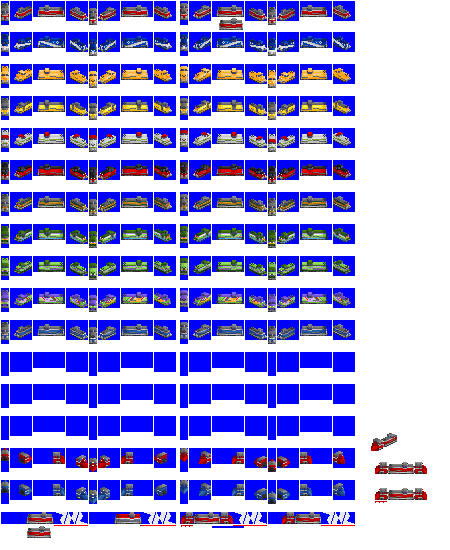
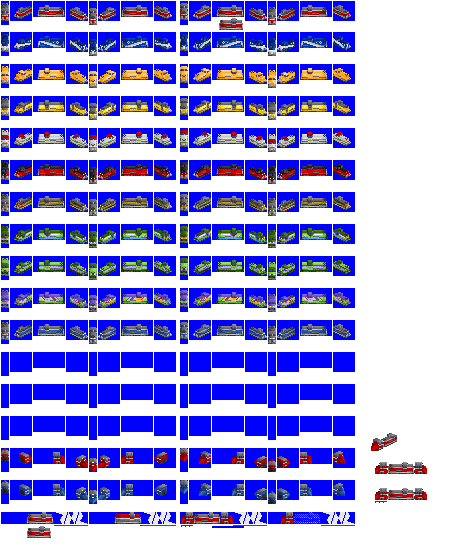
Revision of a layered 450x550 image; what changed, layer by layer:
painted on "de15" over box(281, 512, 321, 524)
